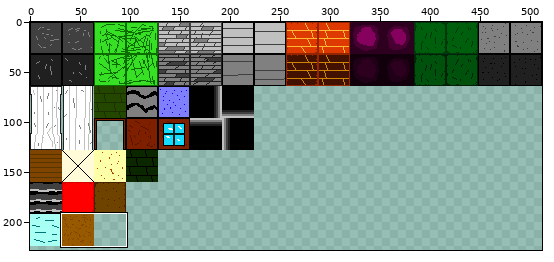
One commit to this sprite sheet: GM Proj/background/images/bg_blocks.png. The picture above shows the old version from afar; the outline marks the close-up.
Close-up. The starting point:
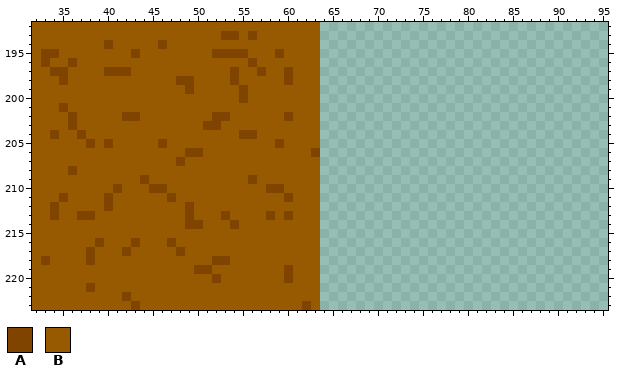
The file is 512x512 pixels. Colours within 5 levels of each other are drawn and written as one. Shown: x 32..95, y 192..223. The wide view leaves out empty margins.
Palette (. is transparent): A #7e4400  B #975a00
New version:
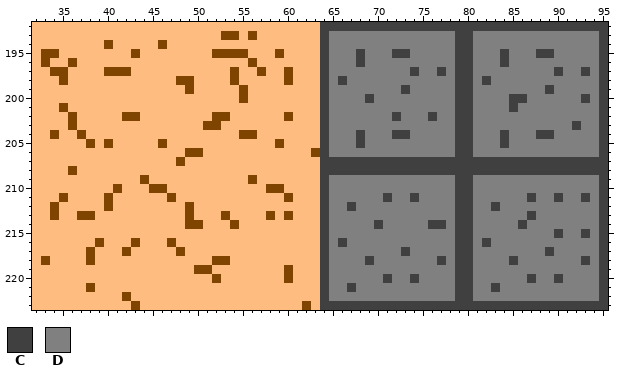
Colours new in this view: C #404040  D #808080
Edits made:
@@ palette @@
-B #975a00
+B #ffbc81
@@ x 62..95 @@
-192 BB................................
-193 BB................................
-194 BB................................
-195 BB................................
-196 BB................................
-197 BB................................
-198 BB................................
-199 BB................................
-200 BB................................
-201 BB................................
-202 BB................................
-203 BB................................
-204 BB................................
-205 BB................................
-206 BA................................
-207 BB................................
-208 BB................................
-209 BB................................
-210 BB................................
-211 BB................................
-212 BB................................
-213 BB................................
-214 BB................................
-215 BB................................
-216 BB................................
-217 BB................................
-218 BB................................
-219 BB................................
-220 BB................................
-221 BB................................
-222 BB................................
-223 AB................................
+192 BBCCCCCCCCCCCCCCCCCCCCCCCCCCCCCCCC
+193 BBCDDDDDDDDDDDDDDCCDDDDDDDDDDDDDDC
+194 BBCDDDDDDDDDDDDDDCCDDDDDDDDDDDDDDC
+195 BBCDDDCDDDCCDDDDDCCDDDCDDDCCDDDDDC
+196 BBCDDDCDDDDDDDDDDCCDDDCDDDDDDDDDDC
+197 BBCDDDDDDDDDCDDCDCCDDDDDDDDDCDDCDC
+198 BBCDCDDDDDDDDDDDDCCDCDDDDDDDDDDDDC
+199 BBCDDDDDDDDCDDDDDCCDDDDDDDDCDDDDDC
+200 BBCDDDDCDDDDDDDDDCCDDDDCCDDDDDDCDC
+201 BBCDDDDDDDDDDDDDDCCDDDDCDDDDDDDDDC
+202 BBCDDDDDDDCDDDCDDCCDDDDDDDDDDDDDDC
+203 BBCDDDDDDDDDDDDDDCCDDDDDDDDDDDCDDC
+204 BBCDDDCDDDCCDDDDDCCDDDCDDDCCDDDDDC
+205 BBCDDDCDDDDDDDDDDCCDDDCDDDDDDDDDDC
+206 BACDDDDDDDDDDDDDDCCDDDDDDDDDDDDDDC
+207 BBCCCCCCCCCCCCCCCCCCCCCCCCCCCCCCCC
+208 BBCCCCCCCCCCCCCCCCCCCCCCCCCCCCCCCC
+209 BBCDDDDDDDDDDDDDDCCDDDDDDDDDDDDDDC
+210 BBCDDDDDDDDDDDDDDCCDDDDDDDDDDDDDDC
+211 BBCDDDDDDCDDCDDDDCCDDDDDDCDDCDDCDC
+212 BBCDDCDDDDDDDDDDDCCDDCDDDDDDDDDDDC
+213 BBCDDDDDDDDDDDDDDCCDDDDDDCDDDDDDDC
+214 BBCDDDDDCDDDDDCCDCCDDDDDCDDDDDDDDC
+215 BBCDDDDDDDDDDDDDDCCDDDDDDDDDCDDCDC
+216 BBCDCDDDDDDDDDDDDCCDCDDDDDDDDDDDDC
+217 BBCDDDDDDDDCDDDDDCCDDDDDDDDCDDDDDC
+218 BBCDDDDCDDDDDDDCDCCDDDDCDDDDDDDCDC
+219 BBCDDDDDDDDDDDDDDCCDDDDDDDDDDDDDDC
+220 BBCDDDDDDCDDCDDDDCCDDDDDDCDDCDDDDC
+221 BBCDDCDDDDDDDDDDDCCDDCDDDDDDDDDDDC
+222 BBCDDDDDDDDDDDDDDCCDDDDDDDDDDDDDDC
+223 ABCCCCCCCCCCCCCCCCCCCCCCCCCCCCCCCC
